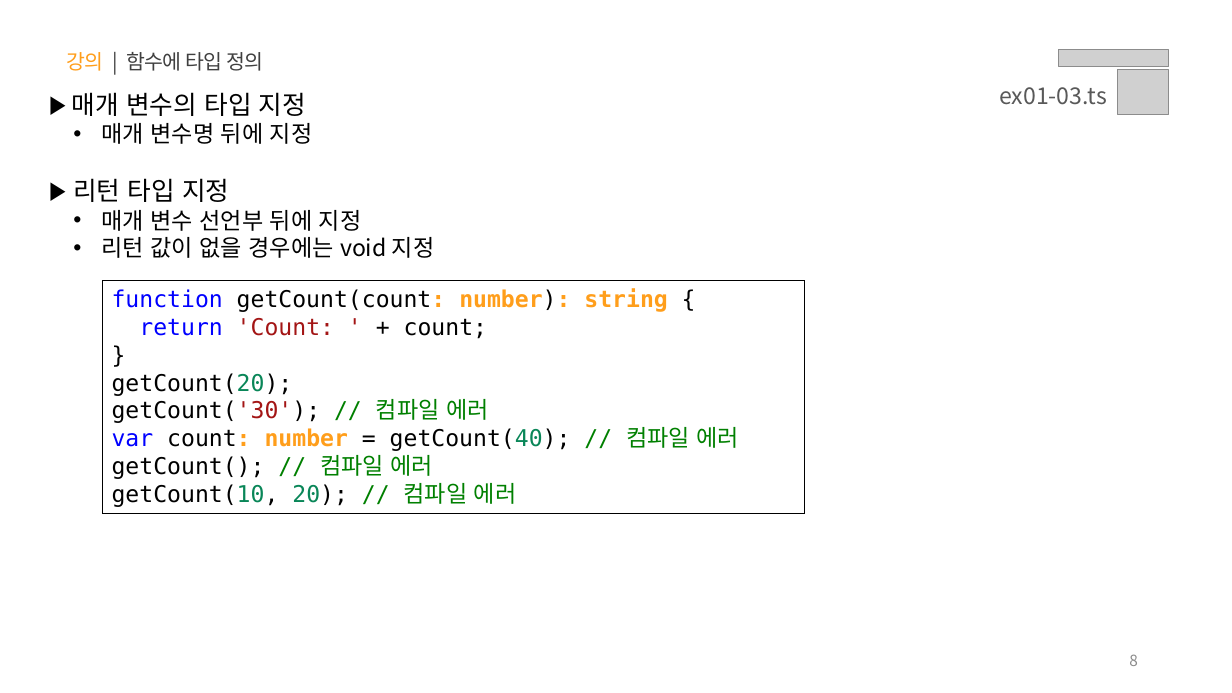
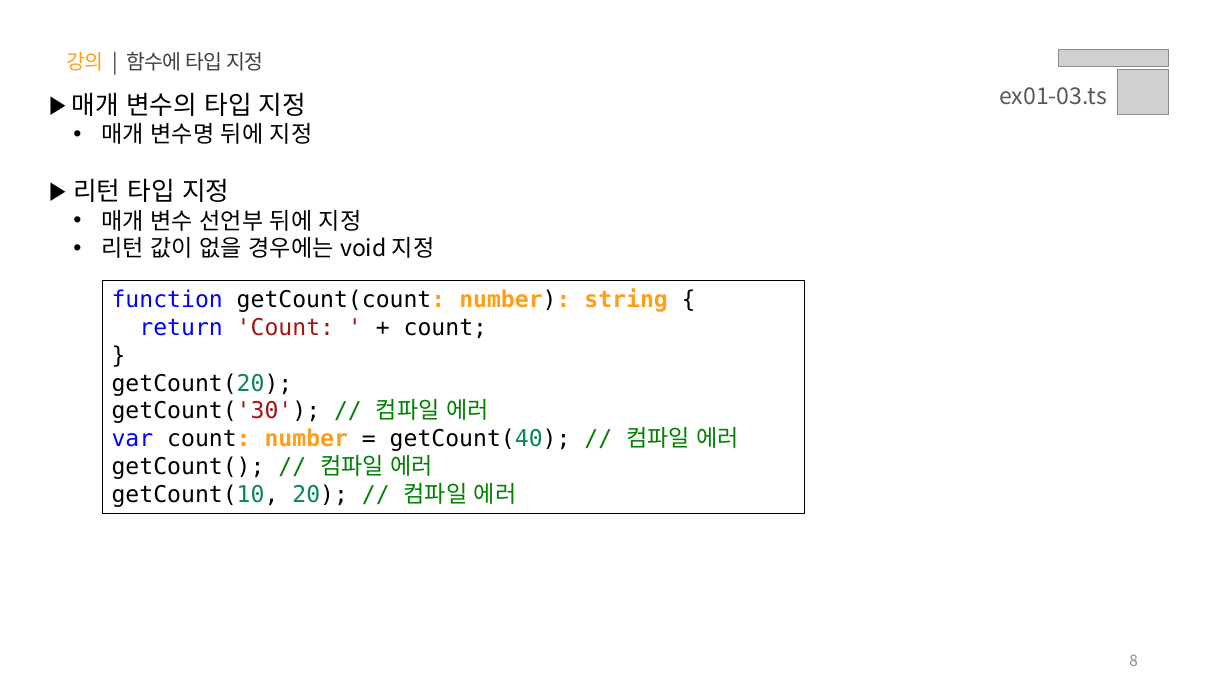
Before and after one commit to sy0725/ts-til, a slide deck: slide 8 of PPT/01.타입스크립트 - 타입 정의.pptx. Drawn at 1232x693 pixels with LibreOffice and Linux fonts; fonts in the diff are those of the drawing; grey boxes stand for pictures. Boxes give left, top, right and bottom in pixels: in the first picture for what was removed or moved away, otherwise in the second. Text is boxed around its words. In the diff, an @@ line names an element or a change of style, - is before the commit and + after.

```diff
--- a/PPT/01.타입스크립트 - 타입 정의.pptx
+++ b/PPT/01.타입스크립트 - 타입 정의.pptx
@@ text at <box>66,52,263,71</box>: text changed @@
-강의 | 함수에 타입 정의
+강의 | 함수에 타입 지정
```
Also in this commit, not shown: 12 other slides changed.
